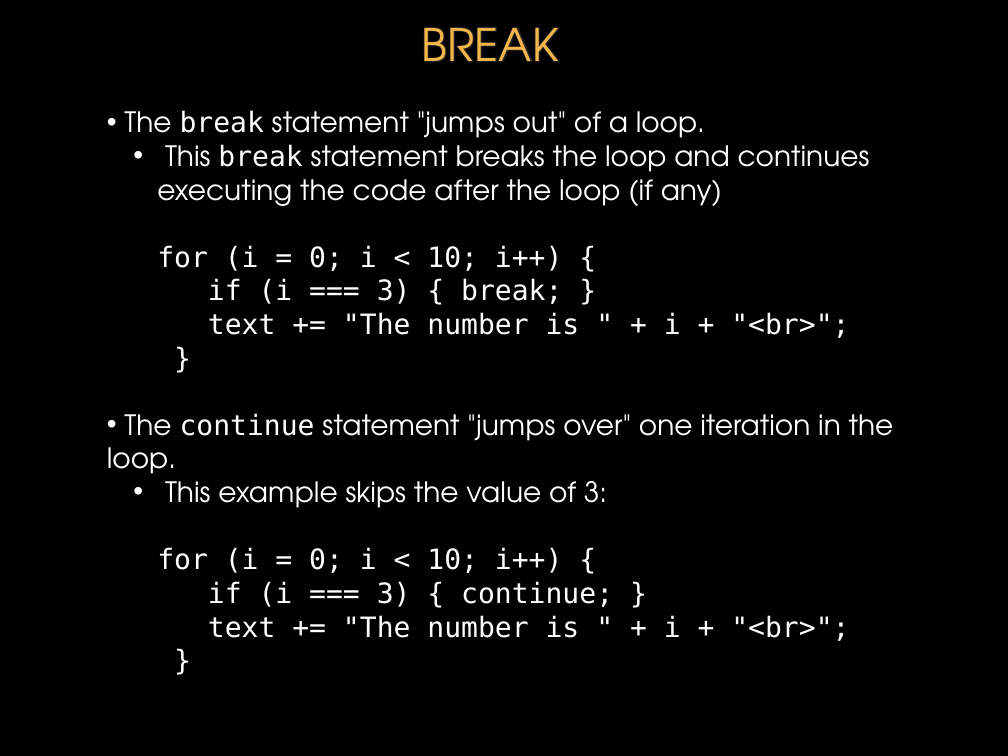
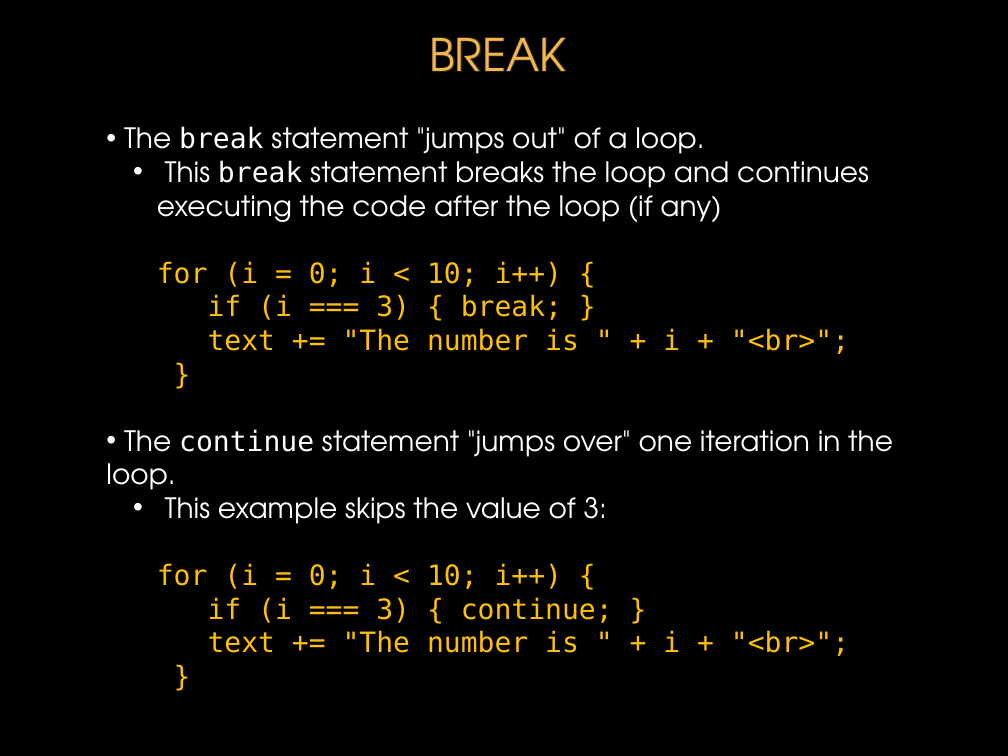
Before and after one commit to donfreiday/cpsc330-js, a slide deck: slide 61 of Javascript.pptx. Drawn at 1008x756 pixels with LibreOffice and Linux fonts; fonts in the diff are those of the drawing; background and template pictures are left out. Boxes give left, top, right and bottom in pixels: in the first picture for what was removed or moved away, otherwise in the second. Text is boxed around its words. In the diff, an @@ line names an element or a change of style, - is before the commit and + after.

```diff
--- a/Javascript.pptx
+++ b/Javascript.pptx
@@ title "BREAK": place and size @@
-title "BREAK" at <box>422,27,559,61</box>
+title "BREAK" at <box>429,37,566,71</box>
@@ text "The break statement "jumps out" ...": place and size @@
-text "The break statement "jumps out" ..." at <box>107,110,894,641</box>
+text "The break statement "jumps out" ..." at <box>106,126,893,656</box>
@@ text at <box>157,261,849,656</box>: text colour #FFFFFF to #FFC000 in "for (i = 0; i < 10; ...", "for (i = 0; i < 10; ..." @@
```
Also in this commit, not shown: 17 other slides changed, 1 other file.
